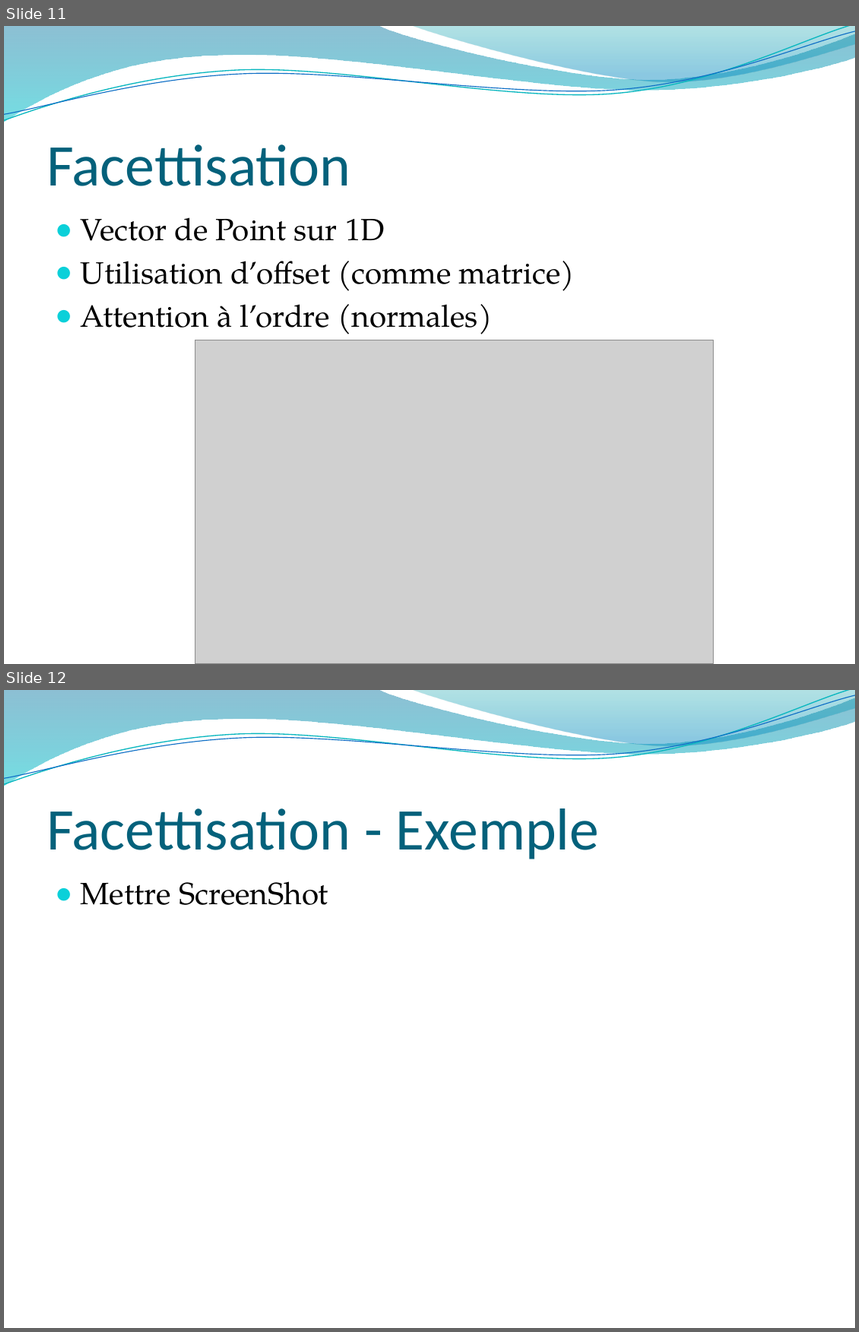
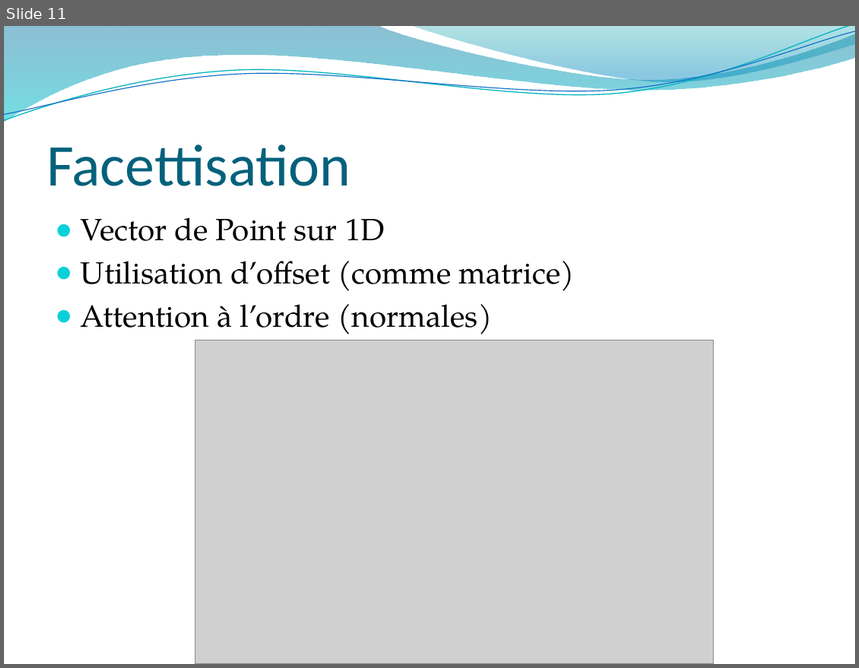
Before and after one commit to 3a-arthurkevin/Math-Modelisation-2D-3D, a slide deck: ProjetMathMod2D3D/PrésentationPartielMath.pptx. Shown one above the other, each under a label of ours: slides 11 and 12 before the commit, slide 11 after it. The pictures are 859x1332 and 859x668 pixels, drawn with LibreOffice and Linux fonts; fonts in the diff are those of the drawing; grey boxes stand for pictures; background and template pictures are left out. Boxes give left, top, right and bottom in pixels: in the first picture for what was removed or moved away, otherwise in the second. Text is boxed around its words. In the diff, an @@ line names an element or a change of style, - is before the commit and + after.

```diff
--- a/ProjetMathMod2D3D/PrésentationPartielMath.pptx
+++ b/ProjetMathMod2D3D/PrésentationPartielMath.pptx
@@ slide 12 removed at (4,690,855,1328), background picture (left out); not listed: 4 template elements that a slide beside it also shows @@
@@ title removed at (47,809,600,859) @@
-Facettisation - Exemple
@@ text removed at (81,882,329,905) @@
-● Mettre ScreenShot
```
Also in this commit, not shown: 4 slides changed, 5 other files.
